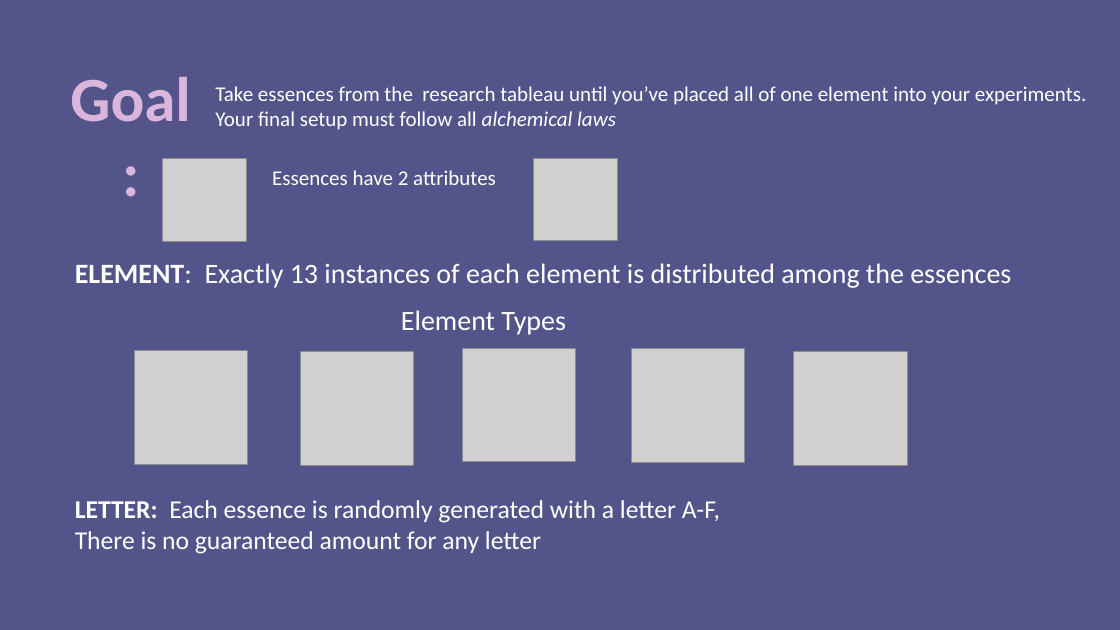
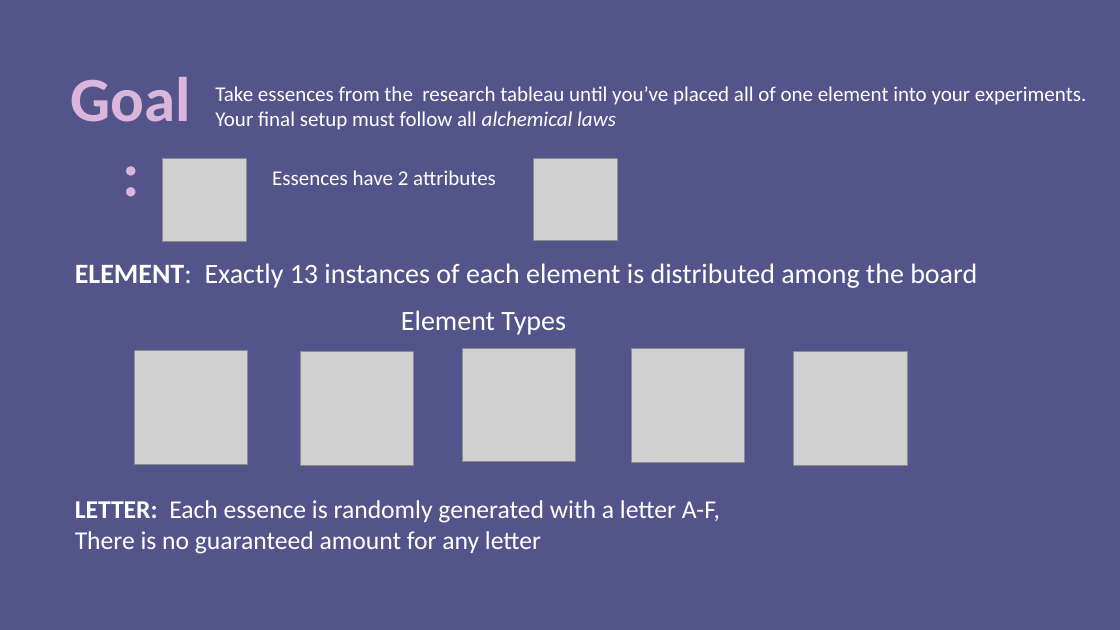
Before and after one commit to ninjacreeper47/Meriam-s-Trial, a slide deck: slide 1 of Assets/How to Play/Instructions.pptx. Drawn at 1120x630 pixels with LibreOffice and Linux fonts; fonts in the diff are those of the drawing; grey boxes stand for pictures. Boxes give left, top, right and bottom in pixels: in the first picture for what was removed or moved away, otherwise in the second. Text is boxed around its words. In the diff, an @@ line names an element or a change of style, - is before the commit and + after.

```diff
--- a/Assets/How to Play/Instructions.pptx
+++ b/Assets/How to Play/Instructions.pptx
@@ text at <box>75,263,977,288</box>: text changed @@
-ELEMENT: Exactly 13 instances of each element is distributed among the essences
+ELEMENT: Exactly 13 instances of each element is distributed among the board
```
Also in this commit, not shown: 2 other slides changed, 10 other files.
